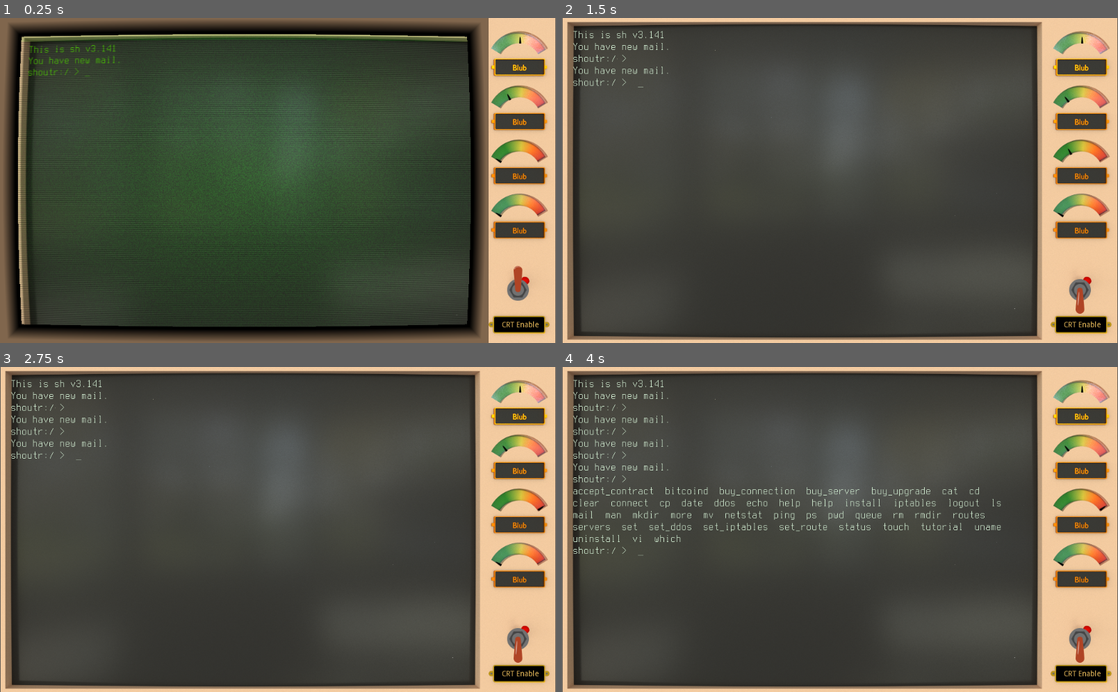
Above: before the commit, frames 1-4 (two rows, left to right).
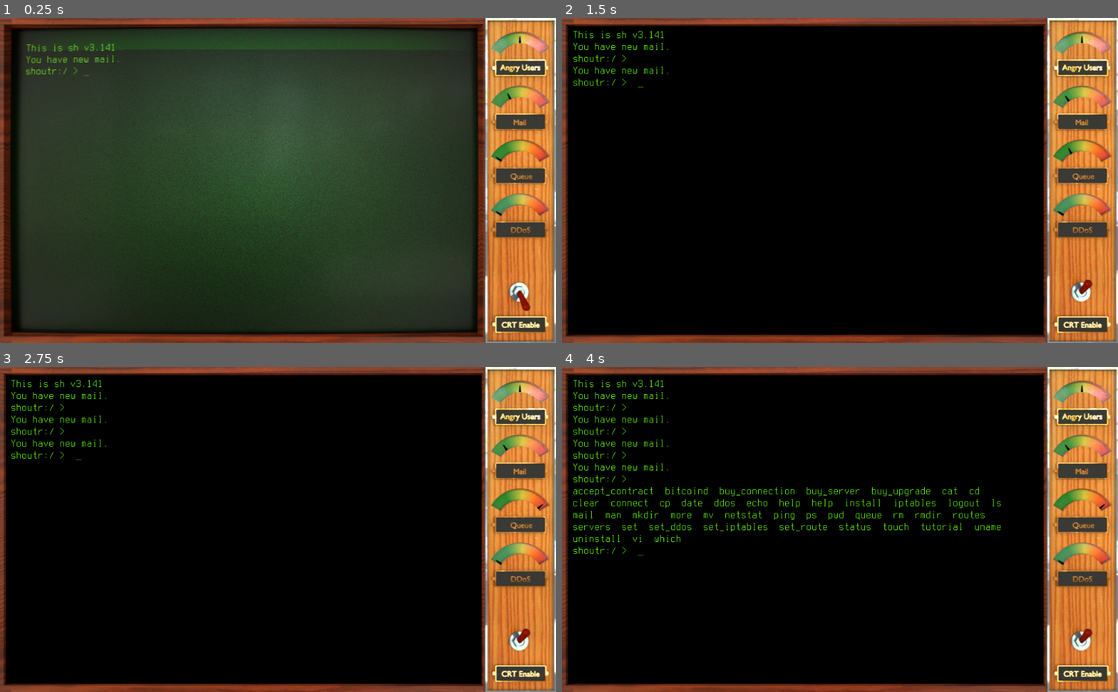
Above: after the commit, the same moments.

Repository: SmBe19/LD46
Game: Godot game, scene res://scn/root.tscn
The game is run twice, just before and just after one commit, with the same random seed, the same clock (stepped at 60 frames per second) and the same inputs.
Inputs (mouse positions are in pixels of both pictures, inside the frame that each line leads up to; where the layout moved, square brackets give the same spot in the first picture):
- Up to frame 1 (0.25 s): no input
- Up to frame 2 (1.5 s): tap Enter at 0.5 s; hold Right 0.53-1.25 s; tap Backspace at 0.6 s; tap Space at 0.77 s; click (1084, 287) [1079, 291] at 1.25 s
- Up to frame 3 (2.75 s): tap Space at 2, 2.27 s; hold Down from 2.03 s (still down); tap Enter at 2.1 s
- Up to frame 4 (4 s): tap Enter at 2.75 s; release Down at 2.78 s; hold Right 2.78-3.53 s; tap Tab at 2.85 s; tap Space at 3.5, 3.77 s; hold Up from 3.53 s (still down); tap Backspace at 3.6 s

The runs differ from the first frame. In frame 1, 28% of the frame differs, in the area x 0-100%, y 0-100%; in frame 2, 98%; in frame 3, 98%; in frame 4, 98%.
Error in both runs: Invalid get index '0' (on base: 'Nil'). (res://src/cmd/sh.gd:67)

Commit message:
clean up gui

Diff:
--- a/scn/display.tscn
+++ b/scn/display.tscn
@@ -14,7 +14,8 @@
 
 [node name="Pointer" type="Sprite" parent="."]
 position = Vector2( 0, 32 )
-rotation = -0.541052
+rotation = -2.58309
+scale = Vector2( 1.02494, 1 )
 texture = ExtResource( 1 )
 offset = Vector2( 32, 0 )
 
--- a/scn/root.tscn
+++ b/scn/root.tscn
@@ -1,17 +1,19 @@
-[gd_scene load_steps=16 format=2]
+[gd_scene load_steps=19 format=2]
 
 [ext_resource path="res://src/TerminalManager.gd" type="Script" id=1]
 [ext_resource path="res://fnt/terminalfont.tres" type="DynamicFont" id=2]
 [ext_resource path="res://src/crt.shader" type="Shader" id=3]
 [ext_resource path="res://scn/display.tscn" type="PackedScene" id=4]
-[ext_resource path="res://img/switch_down.svg" type="Texture" id=5]
-[ext_resource path="res://img/switch_up.svg" type="Texture" id=6]
 [ext_resource path="res://img/labelbg.svg" type="Texture" id=7]
 [ext_resource path="res://src/crt_toggle.gd" type="Script" id=8]
 [ext_resource path="res://img/background.png" type="Texture" id=9]
+[ext_resource path="res://img/background_on.png" type="Texture" id=10]
 
 [sub_resource type="StyleBoxFlat" id=1]
 bg_color = Color( 0, 0, 0, 1 )
+
+[sub_resource type="CanvasItemMaterial" id=7]
+light_mode = 1
 
 [sub_resource type="StyleBoxFlat" id=2]
 bg_color = Color( 0, 0, 0, 1 )
@@ -20,7 +22,7 @@
 shader = ExtResource( 3 )
 shader_param/origin = Vector2( 20, 20 )
 shader_param/size = Vector2( 860, 560 )
-shader_param/distortion = 0.02
+shader_param/distortion = 0.01
 shader_param/color = Color( 0, 1, 0, 1 )
 shader_param/border_color = Color( 0.501961, 0.4, 0.301961, 1 )
 shader_param/lines_velocity = 30.0
@@ -29,13 +31,20 @@
 [sub_resource type="StyleBoxFlat" id=4]
 bg_color = Color( 0.501961, 0.4, 0.301961, 1 )
 
-[sub_resource type="StyleBoxTexture" id=5]
-texture = ExtResource( 5 )
-region_rect = Rect2( 0, 0, 128, 128 )
+[sub_resource type="CanvasItemMaterial" id=12]
+blend_mode = 1
 
-[sub_resource type="StyleBoxTexture" id=6]
-texture = ExtResource( 6 )
-region_rect = Rect2( 0, 0, 128, 128 )
+[sub_resource type="StyleBoxFlat" id=9]
+bg_color = Color( 0.6, 0.6, 0.6, 0 )
+
+[sub_resource type="StyleBoxFlat" id=10]
+bg_color = Color( 0.6, 0.6, 0.6, 0 )
+
+[sub_resource type="StyleBoxFlat" id=11]
+bg_color = Color( 0.6, 0.6, 0.6, 0 )
+
+[sub_resource type="StyleBoxFlat" id=8]
+bg_color = Color( 0.6, 0.6, 0.6, 0 )
 
 [node name="ScnRoot" type="Control"]
 anchor_right = 1.0
@@ -45,18 +54,33 @@
 }
 
 [node name="BG" type="Panel" parent="."]
-visible = false
 anchor_right = 1.0
 anchor_bottom = 1.0
+margin_left = -45.0
+margin_top = -51.0
+margin_right = 92.0
+margin_bottom = 55.0
 custom_styles/panel = SubResource( 1 )
 __meta__ = {
 "_edit_use_anchors_": false
 }
 
-[node name="Sprite" type="Sprite" parent="."]
+[node name="Background_Off" type="Sprite" parent="."]
+visible = false
+material = SubResource( 7 )
 position = Vector2( 512, 300 )
-scale = Vector2( 0.532, 0.557 )
 texture = ExtResource( 9 )
+
+[node name="BG2" type="Panel" parent="."]
+margin_left = 10.8994
+margin_top = 15.1247
+margin_right = 878.899
+margin_bottom = 583.125
+rect_scale = Vector2( 1.00974, 1.00392 )
+custom_styles/panel = SubResource( 2 )
+__meta__ = {
+"_edit_use_anchors_": false
+}
 
 [node name="Terminal" type="MarginContainer" parent="."]
 anchor_right = 1.0
@@ -70,14 +94,6 @@
 __meta__ = {
 "_edit_use_anchors_": false
 }
-
-[node name="BG" type="Panel" parent="Terminal"]
-visible = false
-margin_left = 20.0
-margin_top = 20.0
-margin_right = 880.0
-margin_bottom = 580.0
-custom_styles/panel = SubResource( 2 )
 
 [node name="Buffer" type="RichTextLabel" parent="Terminal"]
 margin_left = 20.0
@@ -93,8 +109,10 @@
 
 [node name="CRT effect" type="Panel" parent="."]
 material = SubResource( 3 )
-margin_right = 900.0
-margin_bottom = 600.0
+margin_left = 20.0
+margin_top = 20.0
+margin_right = 880.0
+margin_bottom = 580.0
 __meta__ = {
 "_edit_use_anchors_": false
 }
@@ -108,6 +126,11 @@
 __meta__ = {
 "_edit_use_anchors_": false
 }
+
+[node name="Background_On" type="Sprite" parent="."]
+material = SubResource( 12 )
+position = Vector2( 512, 300 )
+texture = ExtResource( 10 )
 
 [node name="Angry Users" parent="." instance=ExtResource( 4 )]
 position = Vector2( 958, 56 )
@@ -126,15 +149,16 @@
 value = 1.0
 
 [node name="CRT enable" type="Button" parent="."]
-margin_left = 890.0
-margin_top = 438.0
-margin_right = 1018.0
-margin_bottom = 566.0
+margin_left = 940.0
+margin_top = 460.0
+margin_right = 976.0
+margin_bottom = 541.0
 rect_pivot_offset = Vector2( 202.295, 77.4499 )
 focus_mode = 0
-custom_styles/hover = SubResource( 5 )
-custom_styles/pressed = SubResource( 6 )
-custom_styles/normal = SubResource( 5 )
+custom_styles/hover = SubResource( 9 )
+custom_styles/pressed = SubResource( 10 )
+custom_styles/focus = SubResource( 11 )
+custom_styles/normal = SubResource( 8 )
 toggle_mode = true
 pressed = true
 enabled_focus_mode = 0
@@ -144,6 +168,7 @@
 }
 
 [node name="labelbg" type="Sprite" parent="."]
+visible = false
 position = Vector2( 956, 566 )
 texture = ExtResource( 7 )
 
--- a/src/crt.shader
+++ b/src/crt.shader
@@ -56,7 +56,7 @@
 	final_color *= 1.-0.4*(1.-line);
 
 	// scanline
-	final_color += 0.1 * fract(smoothstep(-1.2, -1.0, uv.y-2.2*fract(TIME*0.1))) * color.rgb;
+	final_color += 0.1 * fract(smoothstep(-1.2, -1.0, uv.y-2.2*fract(TIME*0.1))) * (1.0-pow(abs(uv.x+0.035),5)) * color.rgb;
 
 	// static
 	final_color += 0.2 * random(dot(vec3(uv, TIME), vec3(12.9898,78.233, 1.))) * (1.-0.7*r) * color.rgb;
@@ -65,8 +65,8 @@
 	final_color *= 1.+(random(TIME)-0.5)*0.1;
 
 	// clip border
-	float border = max((abs(uv).x-1.)*size.x, (abs(uv).y-1.)*size.y);
-	final_color *= step(10., -border);
-	final_color += max(0., min(1., 0.02*border)) * border_color.rgb;
+	//float border = max((abs(uv).x-1.)*size.x, (abs(uv).y-1.)*size.y);
+	//final_color *= step(10., -border);
+	//final_color += max(0., min(1., 0.02*border)) * border_color.rgb;
 	COLOR = vec4(final_color, 1.0);
 }
--- a/src/crt_toggle.gd
+++ b/src/crt_toggle.gd
@@ -7,8 +7,5 @@
 
 func _toggled(active: bool) -> void:
 	$"../CRT effect".visible = active
-	if active:
-		$"../Terminal/Buffer".set('custom_colors/default_color', original_color)
-	else:
-		$"../Terminal/Buffer".set('custom_colors/default_color', Color(0.8, 0.9, 0.8))
-	pass
+	$"../Background_On".visible = active
+	$"../Background_Off".visible = not active
--- a/src/display.gd
+++ b/src/display.gd
@@ -14,7 +14,7 @@
 
 func _process(delta):
 	time += delta
-	$Pointer.rotation_degrees = mix(-148, -32, value)
+	$Pointer.rotation_degrees = mix(-145, -36, value)
 	if value >= 0.99:
 		$Pointer.rotation_degrees -= 5 * abs(sin(10*time))
 	pass
Binary file changed: img/background.png
Binary file added: img/background_on.png
Not shown, added: img/background_on.png.import
Not shown, added: crt.blend
